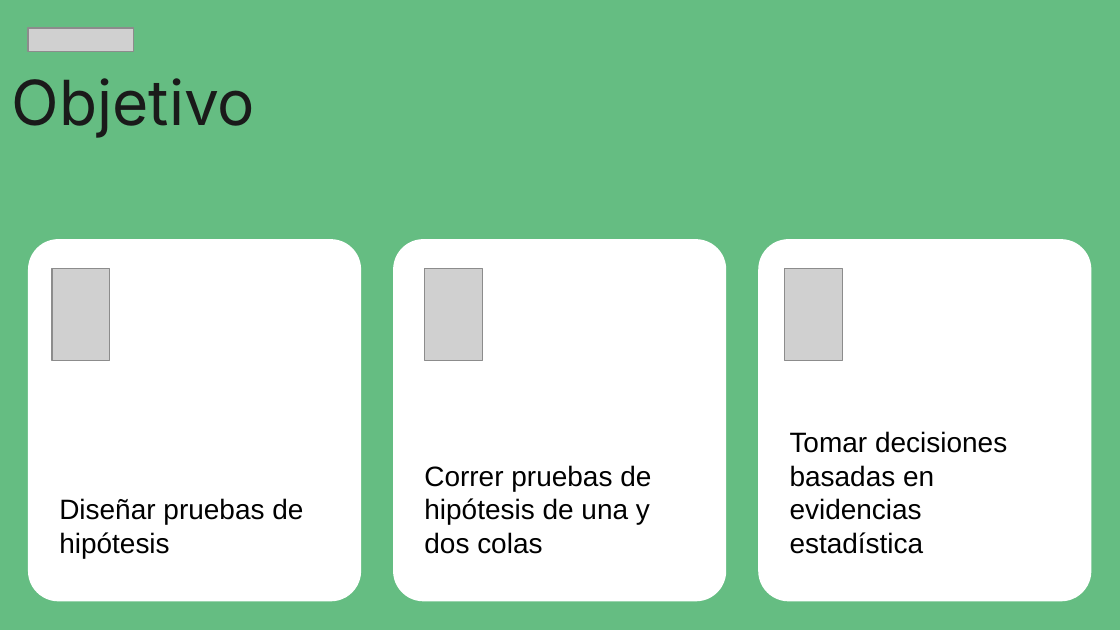
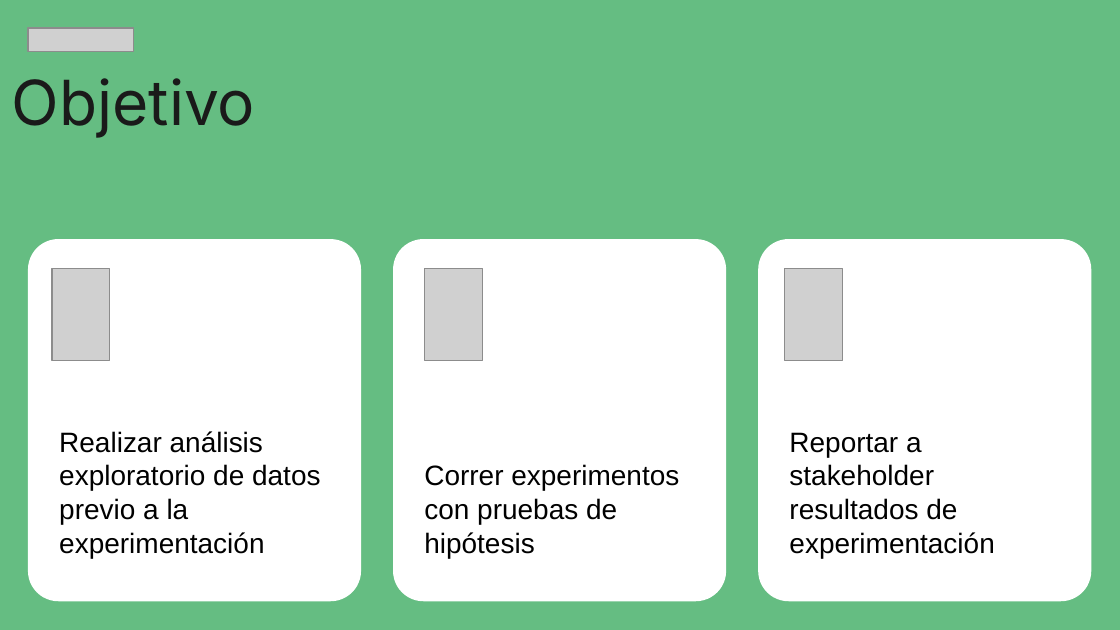
Before and after one commit to zyntonyson/bootcamp_ds_da, a slide deck: slide 5 of 09-da-v8-pruebas-hipotesis/26-Prueba-hipotesis.pptx. Drawn at 1120x630 pixels with LibreOffice and Linux fonts; fonts in the diff are those of the drawing; grey boxes stand for pictures. Boxes give left, top, right and bottom in pixels: in the first picture for what was removed or moved away, otherwise in the second. Text is boxed around its words. In the diff, an @@ line names an element or a change of style, - is before the commit and + after.

```diff
--- a/09-da-v8-pruebas-hipotesis/26-Prueba-hipotesis.pptx
+++ b/09-da-v8-pruebas-hipotesis/26-Prueba-hipotesis.pptx
@@ text in rounded rectangle at bbox=[59, 431, 320, 558]: text changed @@
-Diseñar pruebas de hipótesis
+Realizar análisis exploratorio de datos previo a la experimentación
@@ text in rounded rectangle at bbox=[789, 432, 994, 558]: text changed @@
-Tomar decisiones basadas en evidencias estadística
+Reportar a stakeholder resultados de experimentación
@@ text in rounded rectangle at bbox=[424, 464, 679, 558]: text changed @@
-Correr pruebas de hipótesis de una y dos colas
+Correr experimentos con pruebas de hipótesis
```
Also in this commit, not shown: 3 other slides changed, 1 slide added, 7 other files.
